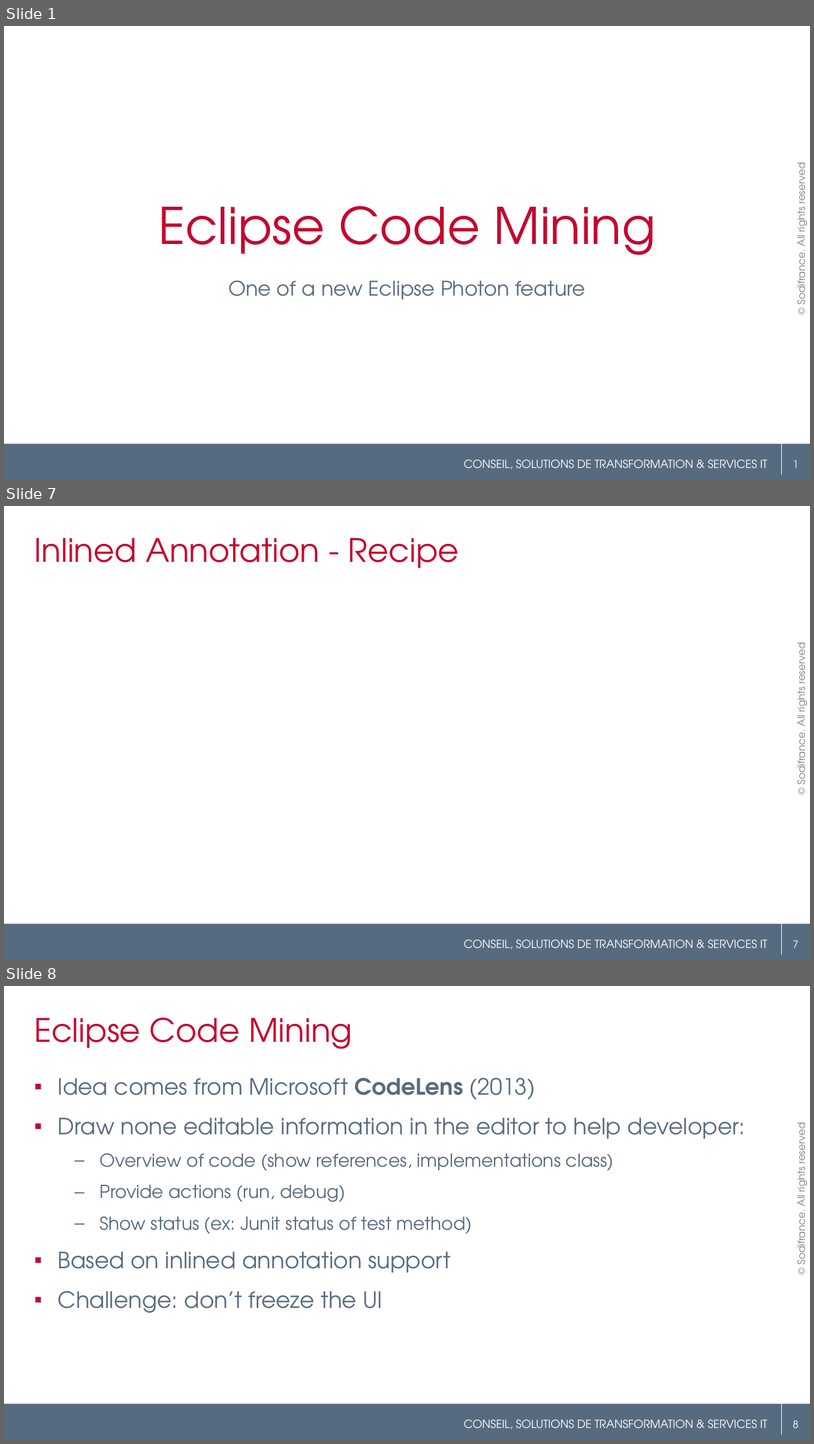
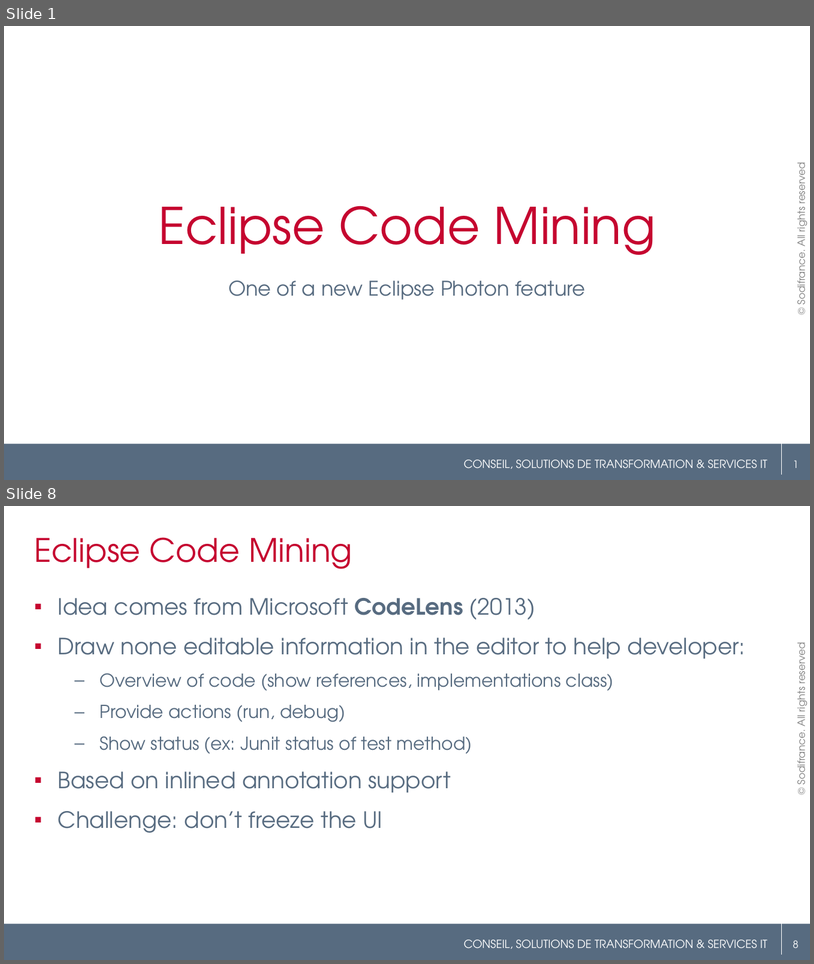
Before and after one commit to angelozerr/EclipseConFrance2018, a slide deck: EclipseConFrance2018_CodeMining.pptx. Shown one above the other, each under a label of ours: slides 1, 7 and 8 before the commit, slides 1 and 8 after it; the slides between them are not shown. The pictures are 814x1444 and 814x964 pixels, drawn with LibreOffice and Linux fonts; fonts in the diff are those of the drawing; background and template pictures are left out. Boxes give left, top, right and bottom in pixels: in the first picture for what was removed or moved away, otherwise in the second. Text is boxed around its words. In the diff, an @@ line names an element or a change of style, - is before the commit and + after.

Commit message:
Explain inlined annotation.

```diff
--- a/EclipseConFrance2018_CodeMining.pptx
+++ b/EclipseConFrance2018_CodeMining.pptx
@@ slide 7 removed at (x1=4, y1=506, x2=810, y2=960), background #FFFFFF; not listed: 5 template elements that a slide beside it also shows @@
@@ title removed at (x1=34, y1=538, x2=459, y2=568) @@
-Inlined Annotation - Recipe
```
Also in this commit, not shown: 8 slides changed, 1 slide added, 1 other file.
